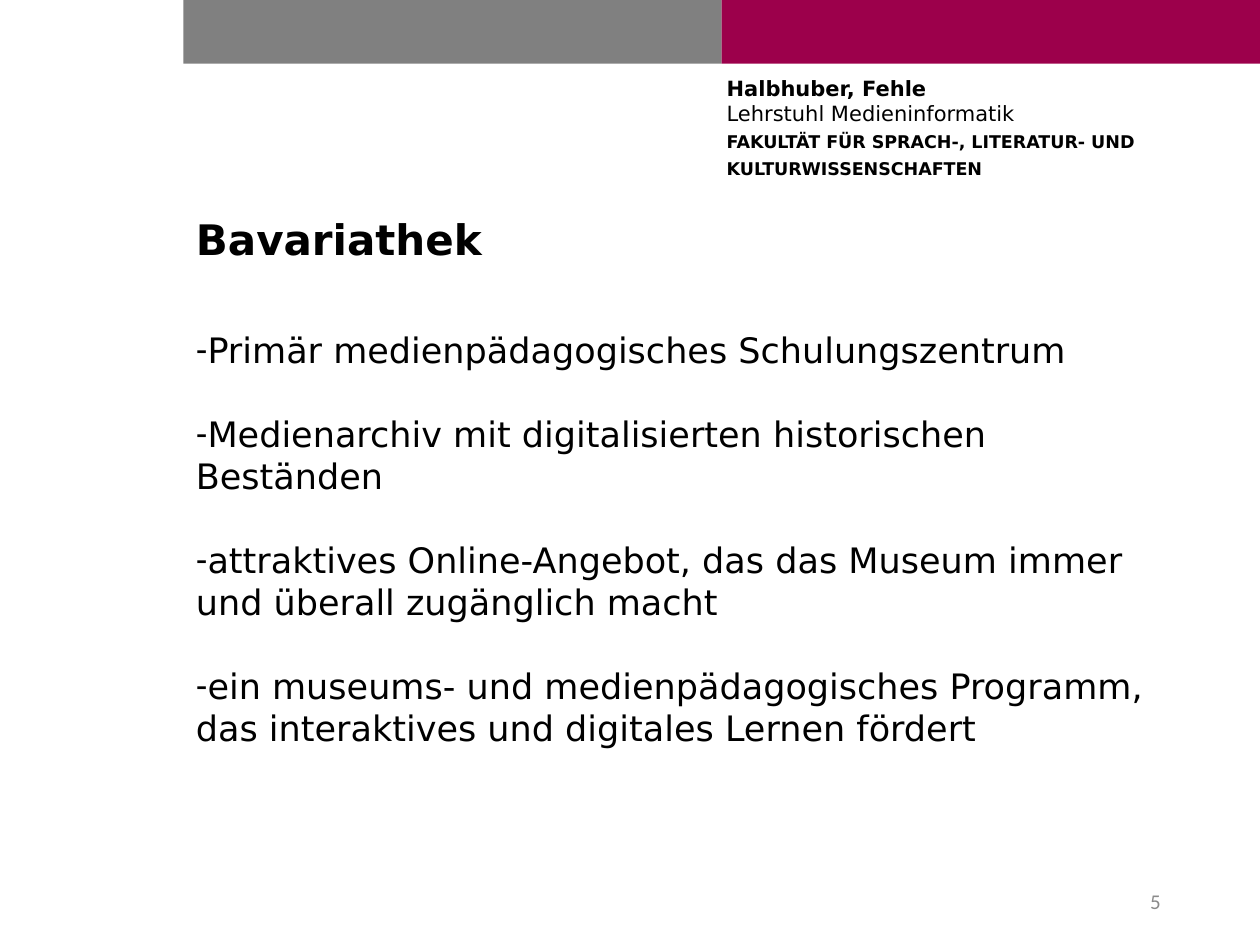
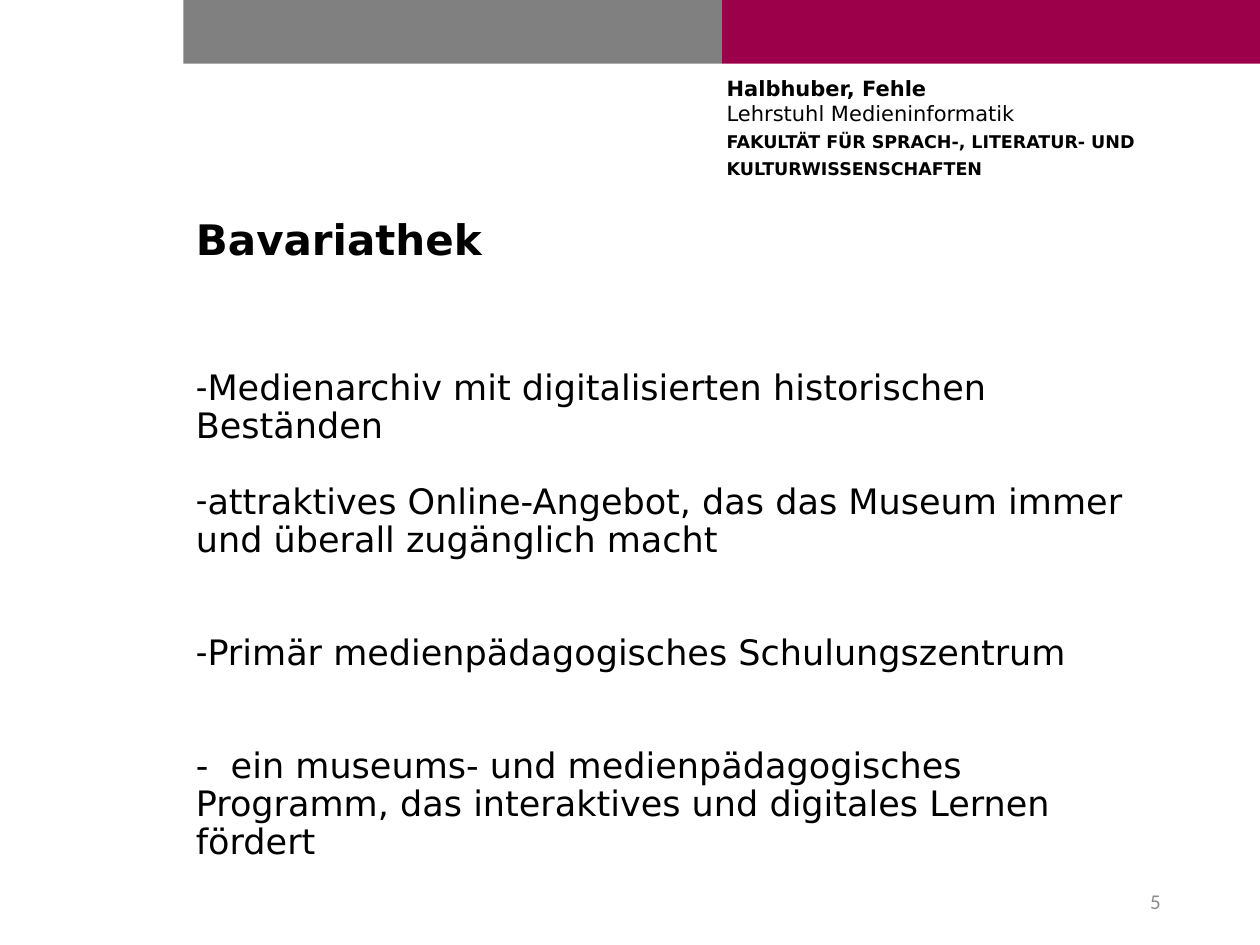
Before and after one commit to JakobFehle/DH_WS1819, a slide deck: slide 5 of docs/Zwischenpräsentation Jan/Präsentation Bavariathek.pptx. Drawn at 1260x945 pixels with LibreOffice and Linux fonts; fonts in the diff are those of the drawing; background and template pictures are left out. Boxes give left, top, right and bottom in pixels: in the first picture for what was removed or moved away, otherwise in the second. Text is boxed around its words. In the diff, an @@ line names an element or a change of style, - is before the commit and + after.

```diff
--- a/docs/Zwischenpräsentation Jan/Präsentation Bavariathek.pptx
+++ b/docs/Zwischenpräsentation Jan/Präsentation Bavariathek.pptx
@@ text at (208, 336, 1065, 371): paragraph removed @@
-– Primär medienpädagogisches Schulungszentrum
@@ text at (196, 373, 1122, 560): line spacing 1 to 0.9 @@
@@ text at (196, 638, 1065, 855): text changed @@
-– ein museums- und medienpädagogisches Programm, das interaktives und digitales Lernen fördert
+– Primär medienpädagogisches Schulungszentrum
+- ein museums- und medienpädagogisches Programm, das interaktives und digitales Lernen fördert
```
Also in this commit, not shown: 1 other slide changed.
